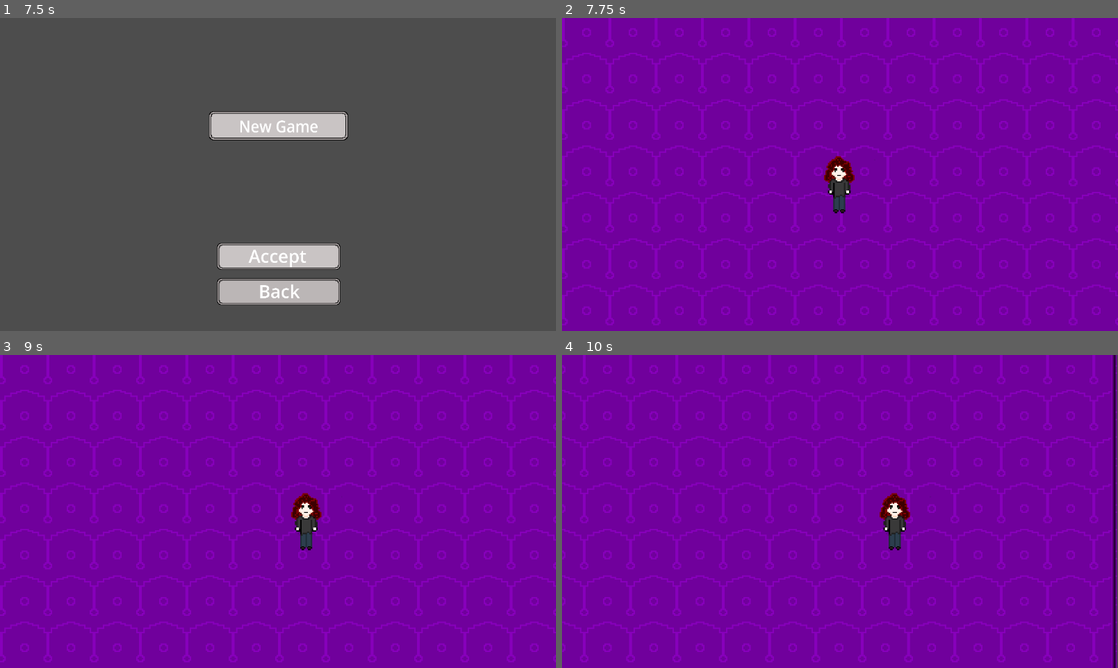
Above: before the commit, frames 1-4 (two rows, left to right).
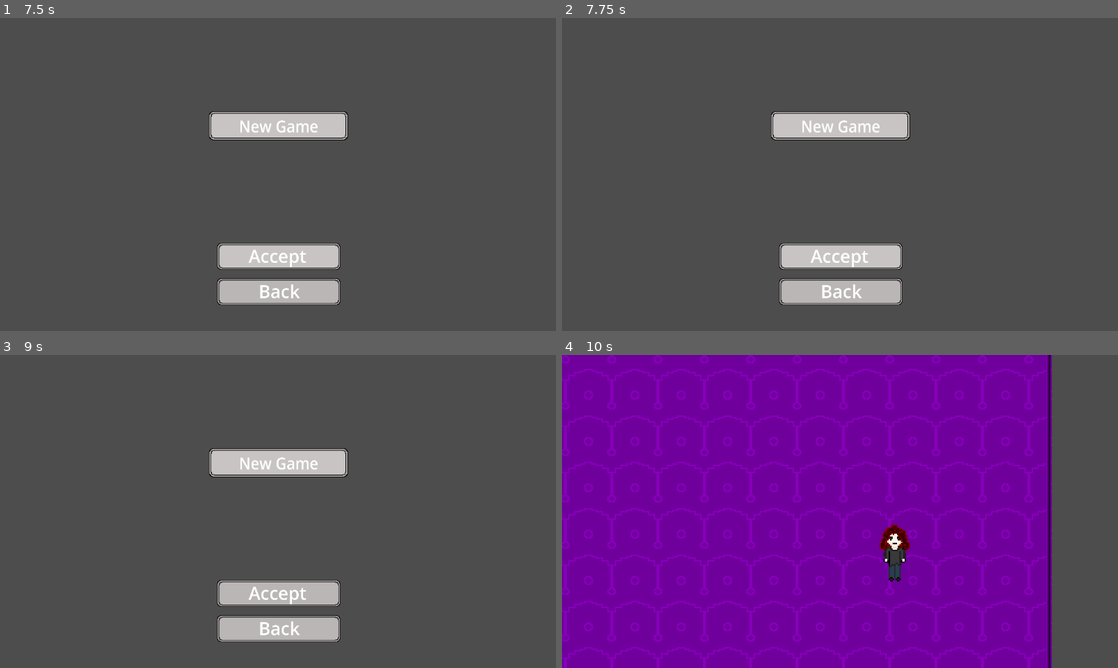
Above: after the commit, the same moments.

Repository: TalesMarc/AngelaCultoRepository
Game: Godot game, scene res://cenas/IntroVideo.tscn
Same seed, same stepped clock (60 frames per second), same inputs: the game is played once before the commit and once after it. Video files are missing from this copy of the repository; at most half a second of black plays in their place. Sound files missing from this copy of the repository are replaced by a short silence.
Inputs (mouse positions are in pixels of both pictures, inside the frame that each line leads up to):
- Up to frame 1 (7.5 s): click "Saves" at 0.5 s; click "Back" at 1.25 s; click "Settings" at 2 s; click "Idiom" at 2.75 s; click "Back" at 3.5 s; click "Version 1.0.00 May 2025" at 4.25 s; click "Play" at 5 s; click "Back" at 5.75 s; click "Play" at 6.5 s; click "Accept" at 7.25 s
- Up to frame 2 (7.75 s): no input
- Up to frame 3 (9 s): click (278, 592) at 8 s, where only the run after the commit has a clickable "Accept"; tap Enter (ui_accept) at 8.75 s; move the mouse to (400, 495) at 8.77 s; hold D (direita) from 8.78 s (still down); hold Enter (ui_accept) from 8.78 s (still down)
- Up to frame 4 (10 s): keep holding D (direita); move the mouse to (728, 527) at 9.52 s; release Enter (ui_accept) at 9.53 s; tap Enter (ui_accept) at 9.6, 9.77 s

Frame 1 is identical in both runs. In frame 2, 100% of the frame differs, in the area x 0-100%, y 0-100%; in frame 3, 100%; in frame 4, 28%.

Commit message:
Atualização manual - 2025-05-23 14:44:27

Diff:
--- /dev/null
+++ b/GameState.gd
@@ -0,0 +1,25 @@
+extends Node
+
+var current_save_path := ""  # Caminho completo do save atual
+
+var save_data := {
+	"player_position": Vector2(100, 100),
+	"money": 0,
+	"inventory": []
+}
+
+func salvar_dados():
+	if current_save_path == "":
+		printerr("Caminho de save não definido!")
+		return
+
+	var file = FileAccess.open(current_save_path, FileAccess.ModeFlags.WRITE)
+	if file:
+		file.store_line(JSON.stringify(save_data))
+		file.close()
+		print("💾 [Autosave] Dados salvos em:", current_save_path)
+		print("📍 Posição:", save_data["player_position"])
+		print("💰 Dinheiro:", save_data["money"])
+		print("🎒 Inventário:", save_data["inventory"])
+	else:
+		printerr("Erro ao abrir o arquivo para salvar.")
--- a/cenas/gameplay1.tscn
+++ b/cenas/gameplay1.tscn
@@ -1,13 +1,15 @@
-[gd_scene load_steps=17 format=3 uid="uid://4usf2pkxrgv"]
+[gd_scene load_steps=19 format=3 uid="uid://4usf2pkxrgv"]
 
 [ext_resource type="Texture2D" uid="uid://7dcrdrffn1gt" path="res://titles/grama0.png" id="1_ex0so"]
-[ext_resource type="Script" uid="uid://bwh7tcbw73kgv" path="res://cenas/gameplay_1.gd" id="1_lfgjk"]
+[ext_resource type="Script" uid="uid://bwh7tcbw73kgv" path="res://scripts/gameplay_1.gd" id="1_lfgjk"]
 [ext_resource type="Texture2D" uid="uid://bjuvutmdqx7w2" path="res://titles/pisoroxo0.png" id="2_1k62w"]
 [ext_resource type="Texture2D" uid="uid://bfiye6hodcjgn" path="res://titles/Paredes10.png" id="3_uhhlp"]
 [ext_resource type="Script" uid="uid://dxdol3s0wjh14" path="res://scripts/character_body_2d.gd" id="4_lfgjk"]
 [ext_resource type="Texture2D" uid="uid://by3ow7kk2vj7w" path="res://ImagensMusSolo/muie_demo.png" id="5_ysvee"]
 [ext_resource type="Texture2D" uid="uid://r70kc8lcs6pk" path="res://ImagensMusSolo/botao_menu_normal.png" id="7_ysvee"]
 [ext_resource type="Texture2D" uid="uid://dl6tbxahy4xk1" path="res://ImagensMusSolo/botao_menu_hover.png" id="8_wd3yv"]
+[ext_resource type="Script" uid="uid://dvc2vx1nw6khx" path="res://cenas/save.gd" id="8_ysvee"]
+[ext_resource type="Script" uid="uid://3m5ef81vm8fq" path="res://cenas/quit.gd" id="9_wd3yv"]
 
 [sub_resource type="TileSetAtlasSource" id="TileSetAtlasSource_qng3t"]
 texture = ExtResource("1_ex0so")
@@ -108,26 +110,23 @@
 drag_horizontal_enabled = true
 drag_vertical_enabled = true
 
-[node name="Sprite2D" type="Sprite2D" parent="Personagens/Persona1"]
-texture_filter = 1
-position = Vector2(420.879, 369.231)
-texture = ExtResource("5_ysvee")
-
-[node name="Control" type="Control" parent="Personagens/Persona1"]
+[node name="Control" type="Control" parent="Personagens/Persona1/Camera2D"]
 visible = false
 layout_mode = 3
 anchors_preset = 0
-offset_right = 40.0
-offset_bottom = 40.0
-
-[node name="ColorRect" type="ColorRect" parent="Personagens/Persona1/Control"]
+offset_left = -421.0
+offset_top = -389.0
+offset_right = -381.0
+offset_bottom = -349.0
+
+[node name="ColorRect" type="ColorRect" parent="Personagens/Persona1/Camera2D/Control"]
 layout_mode = 0
 offset_right = 40.0
 offset_bottom = 40.0
 scale = Vector2(22.3994, 17.9242)
 color = Color(0, 0, 0, 0.643137)
 
-[node name="resume" type="TextureButton" parent="Personagens/Persona1/Control"]
+[node name="resume" type="TextureButton" parent="Personagens/Persona1/Camera2D/Control"]
 layout_mode = 0
 offset_left = 397.802
 offset_top = 320.879
@@ -137,7 +136,7 @@
 texture_normal = ExtResource("7_ysvee")
 texture_hover = ExtResource("8_wd3yv")
 
-[node name="Label" type="Label" parent="Personagens/Persona1/Control/resume"]
+[node name="Label" type="Label" parent="Personagens/Persona1/Camera2D/Control/resume"]
 layout_mode = 0
 offset_left = 123.113
 offset_right = 568.113
@@ -145,7 +144,7 @@
 theme_override_font_sizes/font_size = 115
 text = "Resume"
 
-[node name="settings" type="TextureButton" parent="Personagens/Persona1/Control"]
+[node name="settings" type="TextureButton" parent="Personagens/Persona1/Camera2D/Control"]
 layout_mode = 0
 offset_left = 397.802
 offset_top = 334.066
@@ -155,7 +154,7 @@
 texture_normal = ExtResource("7_ysvee")
 texture_hover = ExtResource("8_wd3yv")
 
-[node name="Label" type="Label" parent="Personagens/Persona1/Control/settings"]
+[node name="Label" type="Label" parent="Personagens/Persona1/Camera2D/Control/settings"]
 layout_mode = 0
 offset_left = 123.113
 offset_right = 568.113
@@ -163,7 +162,7 @@
 theme_override_font_sizes/font_size = 115
 text = "Settings"
 
-[node name="Save" type="TextureButton" parent="Personagens/Persona1/Control"]
+[node name="Save" type="TextureButton" parent="Personagens/Persona1/Camera2D/Control"]
 layout_mode = 0
 offset_left = 397.802
 offset_top = 347.253
@@ -172,8 +171,9 @@
 scale = Vector2(0.0659834, 0.0738885)
 texture_normal = ExtResource("7_ysvee")
 texture_hover = ExtResource("8_wd3yv")
-
-[node name="Label" type="Label" parent="Personagens/Persona1/Control/Save"]
+script = ExtResource("8_ysvee")
+
+[node name="Label" type="Label" parent="Personagens/Persona1/Camera2D/Control/Save"]
 layout_mode = 0
 offset_left = 213.395
 offset_top = -8.10717
@@ -182,7 +182,7 @@
 theme_override_font_sizes/font_size = 115
 text = "Save"
 
-[node name="QUIT" type="TextureButton" parent="Personagens/Persona1/Control"]
+[node name="QUIT" type="TextureButton" parent="Personagens/Persona1/Camera2D/Control"]
 texture_filter = 1
 texture_repeat = 2
 layout_mode = 0
@@ -193,8 +193,9 @@
 scale = Vector2(0.0659834, 0.0738885)
 texture_normal = ExtResource("7_ysvee")
 texture_hover = ExtResource("8_wd3yv")
-
-[node name="Label" type="Label" parent="Personagens/Persona1/Control/QUIT"]
+script = ExtResource("9_wd3yv")
+
+[node name="Label" type="Label" parent="Personagens/Persona1/Camera2D/Control/QUIT"]
 layout_mode = 0
 offset_left = 73.8678
 offset_right = 616.868
@@ -202,4 +203,10 @@
 theme_override_font_sizes/font_size = 115
 text = "Quit/Save"
 
-[connection signal="pressed" from="Personagens/Persona1/Control/QUIT" to="." method="_on_quit_pressed"]
+[node name="Sprite2D" type="Sprite2D" parent="Personagens/Persona1"]
+texture_filter = 1
+position = Vector2(420.879, 369.231)
+texture = ExtResource("5_ysvee")
+
+[connection signal="pressed" from="Personagens/Persona1/Camera2D/Control/Save" to="." method="_on_save_pressed"]
+[connection signal="pressed" from="Personagens/Persona1/Camera2D/Control/QUIT" to="." method="_on_quit_pressed"]
--- a/cenas/gameplay_1.gd
+++ /dev/null
@@ -1,15 +0,0 @@
-extends Node2D  # Seu nó principal
-
-@onready var menu_layer = $Personagens/Persona1/Control  # Ajuste o caminho se for diferente
-
-func _ready():
-	menu_layer.visible = false  # começa invisível
-
-func _unhandled_input(event):
-	if event.is_action_pressed("menu"):  # tecla "menu" no InputMap, tipo ESC
-		menu_layer.visible = not menu_layer.visible  # alterna visibilidade do menu
-
-
-func _on_quit_pressed() -> void:
-	await get_tree().create_timer(0.2).timeout
-	get_tree().change_scene_to_file("res://cenas/inicio_menu.tscn")
--- /dev/null
+++ b/cenas/quit.gd
@@ -0,0 +1,16 @@
+extends TextureButton
+
+func _ready():
+	self.pressed.connect(_on_button_pressed)
+
+func _on_button_pressed():
+	var gameplay = get_tree().current_scene
+	if gameplay and gameplay.has_method("_update_game_state") and gameplay.has_method("_save_game_data"):
+		gameplay._update_game_state()
+		gameplay._save_game_data()
+		print("Jogo salvo. Retornando ao menu...")
+
+		await get_tree().create_timer(0.5).timeout  # Aguarda brevemente o save
+		get_tree().change_scene_to_file("res://cenas/inicio_menu.tscn")  # Certifique-se que esse caminho está correto
+	else:
+		push_error("Funções de save ou cena de menu não encontradas.")
--- /dev/null
+++ b/cenas/save.gd
@@ -0,0 +1,13 @@
+extends TextureButton
+
+func _ready():
+	self.pressed.connect(_on_button_pressed)
+
+func _on_button_pressed():
+	var gameplay = get_tree().current_scene
+	if gameplay and gameplay.has_method("_update_game_state") and gameplay.has_method("_save_game_data"):
+		gameplay._update_game_state()
+		gameplay._save_game_data()
+		print("Jogo salvo instantaneamente pelo botão!")
+	else:
+		push_error("Funções de save não encontradas na cena atual.")
--- a/project.godot
+++ b/project.godot
@@ -17,6 +17,7 @@
 [autoload]
 
 Musica1="*res://scripts/musica1.gd"
+GameState="*res://GameState.gd"
 
 [display]
 
--- a/scripts/character_body_2d.gd
+++ b/scripts/character_body_2d.gd
@@ -1,29 +1,30 @@
 extends CharacterBody2D
 
-const SPEED = 100.0
+var speed := 100.0  # variável que controla a velocidade do personagem
 const JUMP_VELOCITY = -400.0
 
-func _physics_process(_delta: float) -> void:
+func _physics_process(_delta):
+	# Se speed for zero, bloqueia o movimento
+	if speed == 0:
+		velocity = Vector2.ZERO
+		move_and_slide()
+		return
+
 	# Pulo
 	if Input.is_action_just_pressed("ui_accept") and is_on_floor():
 		velocity.y = JUMP_VELOCITY
 
-	# Direções com nomes personalizados
 	var horizontal_direction := Input.get_axis("esquerda", "direita")
-	var vertical_direction := Input.get_axis("frente", "tras")  # Corrigido: frente = cima (W), tras = baixo (S)
+	var vertical_direction := Input.get_axis("frente", "tras")
 
-	# Movimento horizontal
 	if horizontal_direction != 0:
-		velocity.x = horizontal_direction * SPEED
+		velocity.x = horizontal_direction * speed
 	else:
-		velocity.x = move_toward(velocity.x, 0, SPEED)
+		velocity.x = move_toward(velocity.x, 0, speed)
 
-	# Movimento vertical
 	if vertical_direction != 0:
-		velocity.y = vertical_direction * SPEED
-	elif not Input.is_action_pressed("ui_accept"):  # Evita sobrescrever o pulo enquanto estiver no ar
-		velocity.y = move_toward(velocity.y, 0, SPEED)
+		velocity.y = vertical_direction * speed
+	elif not Input.is_action_pressed("ui_accept"):
+		velocity.y = move_toward(velocity.y, 0, speed)
 
 	move_and_slide()
-
-var is_paused = false
--- /dev/null
+++ b/scripts/gameplay_1.gd
@@ -0,0 +1,58 @@
+extends Node2D  # Nó principal da cena de gameplay
+
+@onready var menu_layer = $Personagens/Persona1/Camera2D/Control
+@onready var personagem = $Personagens/Persona1
+var autosave_timer: Timer = null
+
+
+func _ready():
+	menu_layer.visible = false
+	personagem.speed = 100.0
+
+	# Carrega os dados do save
+	_load_game_data()
+
+	# Inicia autosave a cada 60 segundos
+	autosave_timer = Timer.new()
+	autosave_timer.wait_time = 60.0
+	autosave_timer.one_shot = false
+	autosave_timer.autostart = true
+	autosave_timer.timeout.connect(_on_autosave)
+	add_child(autosave_timer)
+
+func _unhandled_input(event):
+	if event.is_action_pressed("menu"):
+		menu_layer.visible = not menu_layer.visible
+		personagem.speed = 0.0 if menu_layer.visible else 100.0
+
+func _load_game_data():
+	if GameState.save_data.size() == 0:
+		push_error("Nenhum dado de save carregado.")
+		return
+
+	var data = GameState.save_data
+
+	if "player_position" in data:
+		personagem.global_position = Vector2(data["player_position"][0], data["player_position"][1])
+
+func _on_autosave():
+	print("Autosave executado")
+	_update_game_state()
+	_save_game_data()
+
+func _update_game_state():
+	GameState.save_data["player_position"] = [personagem.global_position.x, personagem.global_position.y]
+
+func _save_game_data():
+	if GameState.current_save_path == "":
+		push_error("Caminho de save não definido.")
+		return
+
+	var file = FileAccess.open(GameState.current_save_path, FileAccess.WRITE)
+	if file:
+		var json = JSON.new()
+		file.store_string(json.stringify(GameState.save_data))
+		file.close()
+		print("Dados salvos em: ", GameState.current_save_path)
+	else:
+		push_error("Falha ao abrir arquivo para salvar.")
--- a/scripts/idiom.gd
+++ b/scripts/idiom.gd
@@ -11,11 +11,9 @@
 		som_node.play()
 
 func _on_pressed():
-	await get_tree().create_timer(0.2).timeout
-	get_tree().change_scene_to_file("res://cenas/gameplay1.tscn")
 	var parent_node = get_parent()
 
-	# Pega o LineEdit
+	# Pega o nome do LineEdit
 	var line_edit = parent_node.get_node("LineEdit")
 	if line_edit == null:
 		push_error("LineEdit não encontrado!")
@@ -23,40 +21,41 @@
 
 	var nome_save = line_edit.text.strip_edges()
 	if nome_save == "":
-		print("Por favor, digite um nome válido.")
+		print("Digite um nome válido.")
 		return
 
-	# Diretório para saves
+	# Cria diretório de saves se não existir
 	var save_dir = "user://saves"
 	var dir_access = DirAccess.open("user://")
 	if not dir_access.dir_exists("saves"):
-		var err = dir_access.make_dir("saves")
-		if err != OK:
-			push_error("Erro ao criar diretório de saves")
-			return
+		dir_access.make_dir("saves")
 
-	var save_path = save_dir + "/" + nome_save + ".save"
+	var save_path = save_dir + "/" + nome_save + ".json"
 	if FileAccess.file_exists(save_path):
 		print("Já existe um save com esse nome!")
 		return
 
-	var file = FileAccess.open(save_path, FileAccess.ModeFlags.WRITE)
-	if file == null:
-		push_error("Erro ao criar o save.")
-		return
+	# Dados iniciais do save
+	var data = {
+		"player_position": [100, 100],
+		"money": 0,
+		"inventory": []
+	}
 
-	file.store_line("Save de " + nome_save)
+	# Cria o arquivo JSON
+	var file = FileAccess.open(save_path, FileAccess.WRITE)
+	file.store_string(JSON.stringify(data))
 	file.close()
+	print("Save criado: ", save_path)
 
-	print("Save criado com sucesso: ", nome_save)
+	# Armazena no GameState
+	GameState.current_save_path = save_path
+	GameState.save_data = data
 
-	# Fade out música
-	if parent_node.has_node("Musica1"):
-		var musica = parent_node.get_node("Musica1")
-		if musica.has_method("fade_out"):
-			musica.fade_out()
+	# Música e transição
+	var musica = parent_node.get_node("Musica1")
+	if musica:
+		musica.fade_out()
 
-	# Toca som de clique
-	var som_node = parent_node.get_node("click_sound")
-	if som_node:
-		som_node.play()
+	await get_tree().create_timer(2.0).timeout
+	get_tree().change_scene_to_file("res://cenas/gameplay1.tscn")
--- a/scripts/musica1.gd
+++ b/scripts/musica1.gd
@@ -4,15 +4,15 @@
 var fade_timer: Timer = null
 var fade_duration := 2.0  # duração do fade out em segundos
 var fade_elapsed := 0.0
+var volume_inicial := -5.0  # volume padrão para tocar
 
 func _ready():
 	musica_player = AudioStreamPlayer.new()
-	musica_player.stream = preload("res://ImagensMusSolo/demo_menu.mp3")  # Ajuste para seu arquivo
-	musica_player.volume_db = -5
+	musica_player.stream = preload("res://ImagensMusSolo/demo_menu.mp3")
+	musica_player.volume_db = volume_inicial
 	add_child(musica_player)
 	musica_player.play()
 
-	# Conecta o sinal 'finished' para tocar de novo quando acabar
 	musica_player.connect("finished", Callable(self, "_on_musica_finished"))
 
 func _on_musica_finished():
@@ -20,6 +20,7 @@
 
 func tocar():
 	if not musica_player.playing:
+		musica_player.volume_db = volume_inicial
 		musica_player.play()
 
 func parar():
@@ -27,22 +28,28 @@
 		musica_player.stop()
 
 func fade_out():
-	if fade_timer == null:
-		fade_timer = Timer.new()
-		fade_timer.wait_time = 0.05  # intervalo de 50ms para o fade
-		fade_timer.one_shot = false
-		fade_timer.connect("timeout", Callable(self, "_on_fade_tick"))
-		add_child(fade_timer)
+	if fade_timer != null and fade_timer.is_inside_tree():
+		fade_timer.stop()
+		fade_timer.queue_free()
+
+	fade_timer = Timer.new()
+	fade_timer.wait_time = 0.05
+	fade_timer.one_shot = false
+	fade_timer.connect("timeout", Callable(self, "_on_fade_tick"))
+	add_child(fade_timer)
+
 	fade_elapsed = 0.0
 	fade_timer.start()
 
 func _on_fade_tick():
 	fade_elapsed += fade_timer.wait_time
 	var t = fade_elapsed / fade_duration
-	# Volume vai de -5 dB (inicial) até -80 dB (silêncio quase total)
-	musica_player.volume_db = lerp(-5, -80, t)
+	musica_player.volume_db = lerp(volume_inicial, -80.0, t)
 
 	if t >= 1.0:
 		fade_timer.stop()
+		fade_timer.queue_free()
+		fade_timer = null
+
 		musica_player.stop()
-		musica_player.volume_db = -5  # reseta volume para próxima vez
+		musica_player.volume_db = volume_inicial
--- a/scripts/saves.gd
+++ b/scripts/saves.gd
@@ -1,4 +1,4 @@
-extends Control  # Ou Node2D
+extends Control
 
 @onready var saves_list = $ScrollContainer/VBoxContainer
 @onready var button_model = saves_list.get_node("BotaoModelo")
@@ -20,33 +20,46 @@
 		return
 
 	dir.list_dir_begin()
-
 	var arquivo = dir.get_next()
 	while arquivo != "":
-		if arquivo.ends_with(".save"):
-			var nome_save = arquivo.replace(".save", "")
+		if arquivo.ends_with(".save") or arquivo.ends_with(".json"):
+			var nome_save = arquivo.get_basename()
 
 			var btn = button_model.duplicate()
 			btn.visible = true
 			btn.name = nome_save
 
-			# Define o texto no Label interno
 			var label = btn.get_node("TextoLabel")
 			label.text = nome_save
 
-			# Conecta o clique no botão
 			btn.pressed.connect(func(): _on_save_button_pressed(nome_save))
 
 			saves_list.add_child(btn)
-
 		arquivo = dir.get_next()
 	dir.list_dir_end()
 
 func _on_save_button_pressed(nome_save: String):
-	print("Botão do save pressionado: ", nome_save)
-	# Aqui você pode adicionar o carregamento do save
-	pass
+	print("Carregando save:", nome_save)
 
-func _on_back_pressed() -> void:
+	var path = "user://saves/" + nome_save + ".json"
+	if not FileAccess.file_exists(path):
+		push_error("Arquivo de save não encontrado: " + path)
+		return
+
+	var file = FileAccess.open(path, FileAccess.READ)
+	var content = file.get_as_text()
+	file.close()
+
+	var parsed = JSON.parse_string(content)
+	if typeof(parsed) != TYPE_DICTIONARY:
+		push_error("Erro ao interpretar JSON.")
+		return
+
+	GameState.current_save_path = path
+	GameState.save_data = parsed
+
+	get_tree().change_scene_to_file("res://cenas/gameplay1.tscn")
+
+func _on_back_pressed():
 	await get_tree().create_timer(0.2).timeout
 	get_tree().change_scene_to_file("res://cenas/inicio_menu.tscn")
--- /dev/null
+++ b/scripts/speed.gd
@@ -0,0 +1,3 @@
+extends Node
+
+var is_game_paused := false
--- /dev/null
+++ b/speed.gd
@@ -0,0 +1,3 @@
+extends Node
+
+var is_game_paused := false
Not shown, added: GameState.gd.uid
Not shown, added: cenas/quit.gd.uid
Not shown, added: cenas/save.gd.uid
Renamed: cenas/gameplay_1.gd.uid -> scripts/gameplay_1.gd.uid
Renamed: cenas/quit_and_save.gd -> scripts/quit_and_save.gd
Renamed: cenas/quit_and_save.gd.uid -> scripts/quit_and_save.gd.uid
Not shown, added: scripts/speed.gd.uid
Not shown, added: speed.gd.uid
